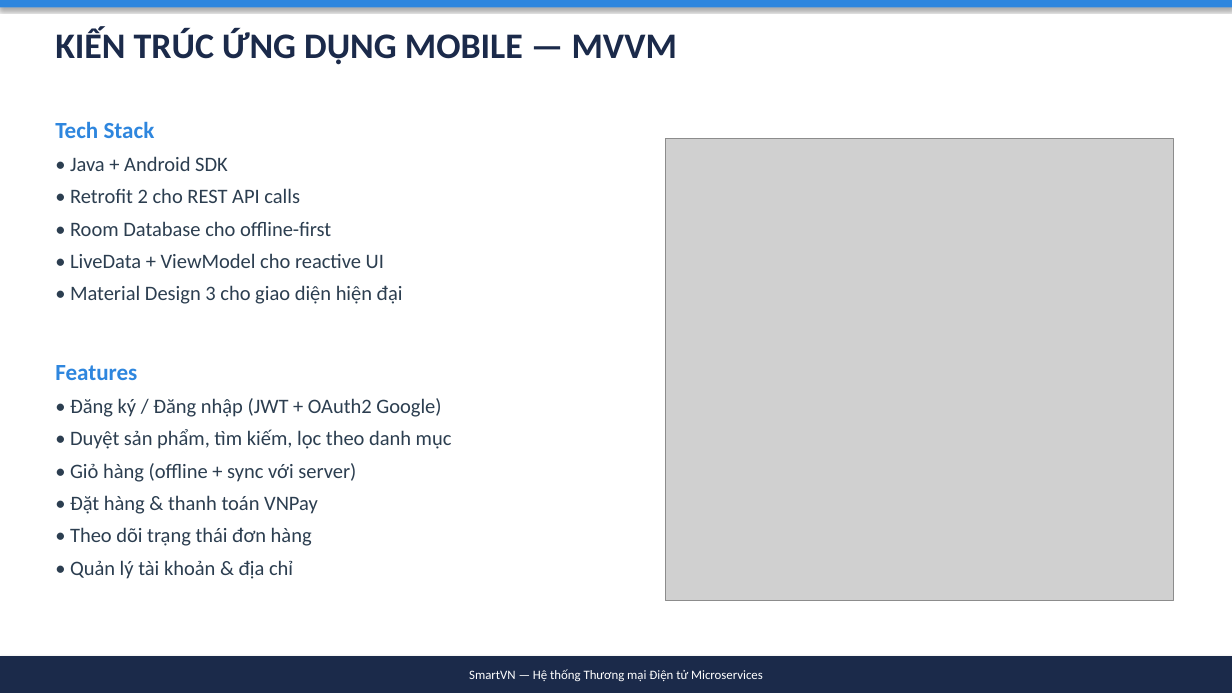
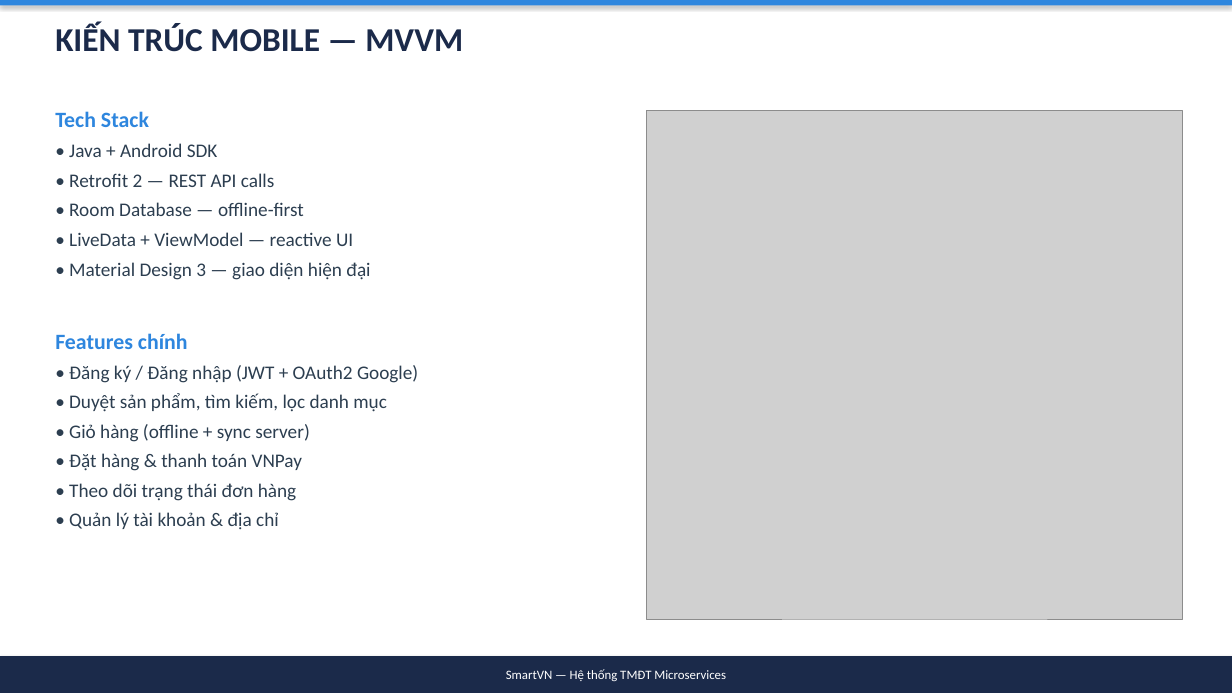
Before and after one commit to simasangggg/smartvn-report, a slide deck: slide 11 of SmartVN-Slides.pptx (slide 26 before the commit). Drawn at 1232x693 pixels with LibreOffice and Linux fonts; fonts in the diff are those of the drawing; grey boxes stand for pictures. Boxes give left, top, right and bottom in pixels: in the first picture for what was removed or moved away, otherwise in the second. Text is boxed around its words. In the diff, an @@ line names an element or a change of style, - is before the commit and + after.

Commit message:
refactor: Giảm slide xuống 23, tập trung Mobile
- Gộp 42 slides → 23 slides (gọn hơn, dễ trình bày)
- Mở rộng phần Mobile (6 slides): Login, Product, Cart/Checkout, Profile/Orders
- Giảm phần lý thuyết, tập trung demo UI + features
- Mỗi slide Mobile có ảnh screenshot + mô tả tính năng

```diff
--- a/SmartVN-Slides.pptx
+++ b/SmartVN-Slides.pptx
@@ text at (55, 24, 463, 52): text changed; size 28 to 26 pt @@
-KIẾN TRÚC ỨNG DỤNG MOBILE — MVVM
+KIẾN TRÚC MOBILE — MVVM
@@ text "Tech Stack": place and size @@
-text "Tech Stack" at (55, 121, 452, 579)
+text "Tech Stack" at (55, 111, 418, 529)
@@ text at (55, 111, 418, 529): size 18 to 17 pt in "Tech Stack"; size 16 to 15 pt in "• Java + Android SDK", "• Đăng ký / Đăng nhập (JWT ...", "• Đặt hàng & thanh toán VNPay", "• Theo dõi trạng thái đơn hàng" and 1 more places; less space between paragraphs @@
@@ picture: place and size @@
-picture at (665, 139, 1174, 601)
+picture at (647, 111, 1183, 619)
@@ text at (55, 173, 370, 349): text changed; size 16 to 15 pt @@
-• Retrofit 2 cho REST API calls
-• Room Database cho offline-first
-• LiveData + ViewModel cho reactive UI
-• Material Design 3 cho giao diện hiện đại
-Features
+• Retrofit 2 — REST API calls
+• Room Database — offline-first
+• LiveData + ViewModel — reactive UI
+• Material Design 3 — giao diện hiện đại
+Features chính
@@ text at (69, 393, 387, 442): text changed; size 16 to 15 pt @@
-• Duyệt sản phẩm, tìm kiếm, lọc theo danh mục
-• Giỏ hàng (offline + sync với server)
+• Duyệt sản phẩm, tìm kiếm, lọc danh mục
+• Giỏ hàng (offline + sync server)
@@ text in rectangle at (506, 669, 726, 681): text changed @@
-SmartVN — Hệ thống Thương mại Điện tử Microservices
+SmartVN — Hệ thống TMĐT Microservices
```
Also in this commit, not shown: 15 other slides changed, 7 slides added, 26 slides removed, 1 other file.
